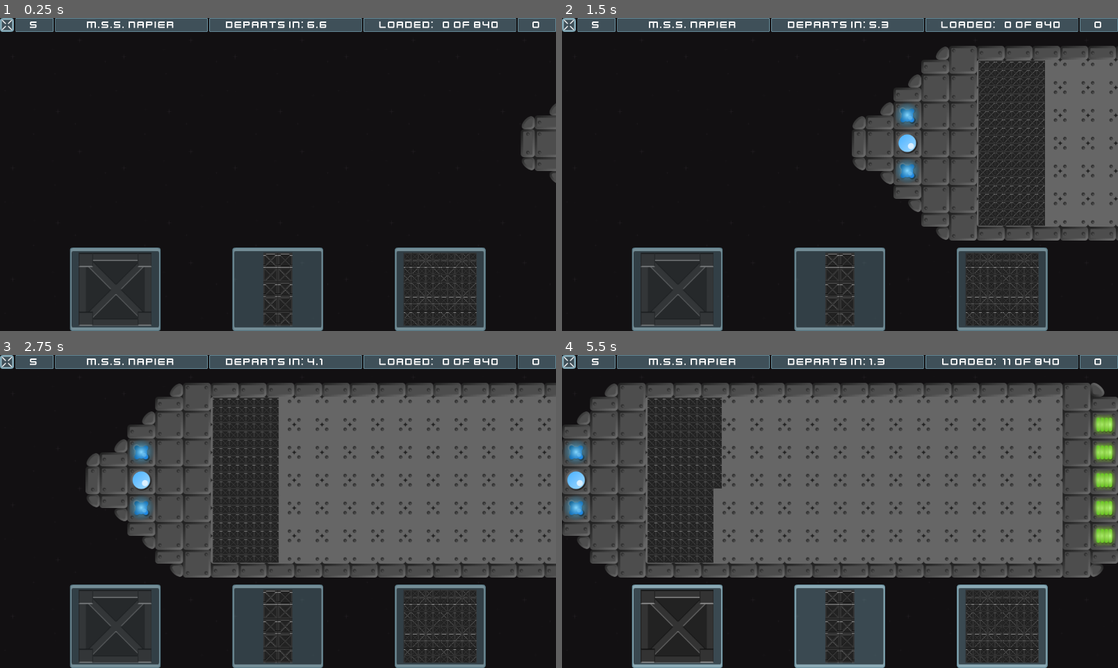
Above: before the commit, frames 1-4 (two rows, left to right).
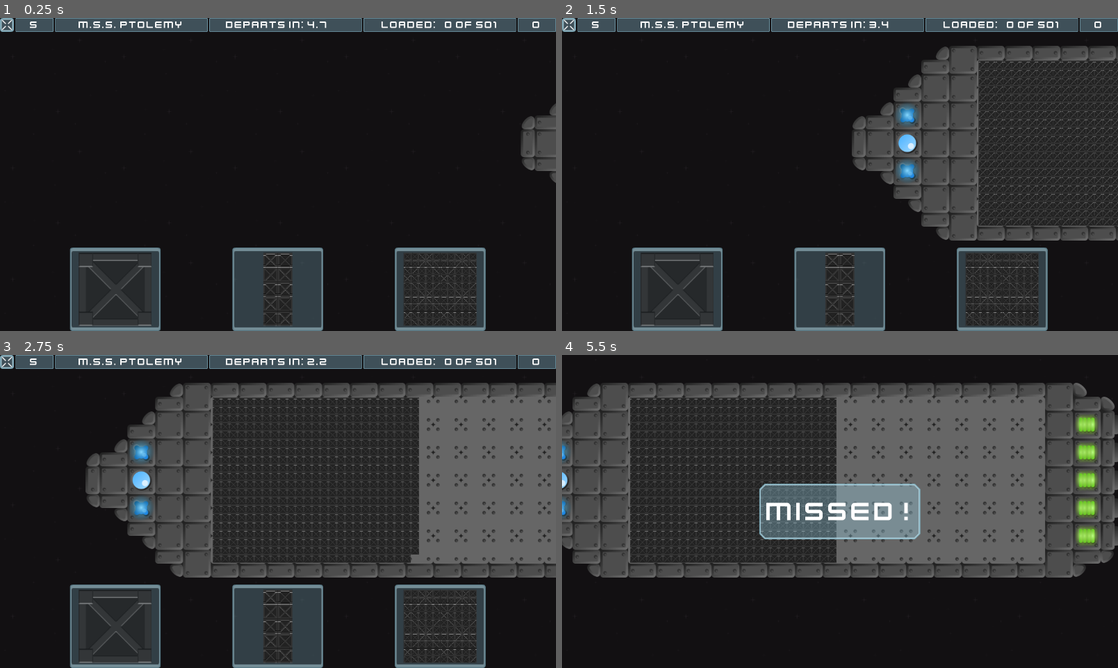
Above: after the commit, the same moments.

Repository: caleb-vincent/space-math
Game: Godot game, scene res://Cargo/Cargo.tscn
The game is run twice, just before and just after one commit, with the same random seed, the same clock (stepped at 60 frames per second) and the same inputs. This scene is started directly instead of the project's main scene.
Inputs (mouse positions are in pixels of both pictures, inside the frame that each line leads up to):
- Up to frame 1 (0.25 s): no input
- Up to frame 2 (1.5 s): move the mouse to (962, 158) at 0.52 s; click (962, 158) at 0.67 s; drag from (728, 190) to (812, 237) at 1.27 s
- Up to frame 3 (2.75 s): move the mouse to (333, 442) at 2.02 s; click (333, 442) at 2.17 s
- Up to frame 4 (5.5 s): drag from (812, 574) to (673, 464) at 2.77 s; move the mouse to (1006, 558) at 3.52 s; click (1006, 558) at 3.67 s; click (678, 627) at 4.25 s; click (840, 627) at 5.02 s

The runs differ from the first frame. In frame 1, 0.5% of the frame differs, in the area x 14-90%, y 1-4%; in frame 2, 7.0%; in frame 3, 13%; in frame 4, 37%, in the area x 0-100%, y 0-100%.

Commit message:
Text Localization

Diff:
--- a/Cargo/Cargo.tscn
+++ b/Cargo/Cargo.tscn
@@ -11,10 +11,11 @@
 
 const INITIAL_VELOCITY = Vector2(-464,0)
 const EXIT_NUDGE = Vector2(-500,0)
-const GAME_OVER = \"GAME\\r\\nOVER\"
-const BONUS_MSG = \"BONUS!\"
-const MISSED_MSG = \"MISSED!\"
-const OVERLOADED_MSG = \"OVERLOADED!\"
+
+var GAME_OVER = tr(\"GAME_OVER_MSG\")
+var BONUS_MSG = tr(\"BONUS_MSG\")
+var MISSED_MSG = tr(\"MISSED_MSG\")
+var OVERLOADED_MSG = tr(\"OVERLOADED_MSG\")
 
 ################################################################################
 #	Inherited Methods
--- a/Cargo/CargoHud.tscn
+++ b/Cargo/CargoHud.tscn
@@ -52,9 +52,9 @@
 func _setTime(t : float) -> void:
 	time = t
 	if t == 0:
-		$VBoxContainer/StatusBar/TimeRemaining/Label.text = \"Departs: NOW\"
+		$VBoxContainer/StatusBar/TimeRemaining/Label.text = tr(\"DEPARTURE\") + \": NOW\"
 	else:
-		$VBoxContainer/StatusBar/TimeRemaining/Label.text = \"Departs in: \" +  \"%03.1f\" % [t]
+		$VBoxContainer/StatusBar/TimeRemaining/Label.text = tr(\"DEPARTURE\") + \": \" +  \"%03.1f\" % [t]
 
 
 func _setLives(l : int) -> void:
@@ -78,7 +78,7 @@
 
 
 func _updateLoading() -> void:
-	$VBoxContainer/StatusBar/Loading/Label.text = \"Loaded: \" + \"%3d\" % [loadCount] + \" of \" + \"%3d\" % [loadTotal]
+	$VBoxContainer/StatusBar/Loading/Label.text = tr(\"LOADED\") + \": \" + \"%3d\" % [loadCount] + \" \" + tr(\"OF\") + \" \" + \"%3d\" % [loadTotal]
 
 
 func _on_ExitButton_pressed() -> void:
--- a/Credits.tscn
+++ b/Credits.tscn
@@ -102,29 +102,7 @@
 anchor_right = 1.0
 anchor_bottom = 1.0
 custom_fonts/font = SubResource( 2 )
-text = "Made using the Godot Game Engine
-by
-Caleb Vincent
-caleb-vincent.gitlab.io
-
-with modified assets sourced  from
-
-\"UI pack: Space extension\"
-and
-\"Space Shooter (Redux, plus fonts and sounds)\"
-by
-Kenney Vleugels
-www.kenney.nl
-
-\"Top down 2D Metal box\"
-by
-Jelly Bean
-opengameart.org/content/top-down-2d-metal-box
-
-\"Spaceship construction blocks\"
-by
-Buch
-opengameart.org/users/buch"
+text = "CREDITS_TEXT"
 align = 1
 valign = 1
 __meta__ = {
--- a/Dodge/DodgeOptions.tscn
+++ b/Dodge/DodgeOptions.tscn
@@ -20,28 +20,28 @@
 }
 
 [node name="VBoxContainer" type="VBoxContainer" parent="CenterContainer"]
-margin_left = 541.0
+margin_left = 534.0
 margin_top = 285.0
-margin_right = 739.0
+margin_right = 746.0
 margin_bottom = 435.0
 __meta__ = {
 "_edit_use_anchors_": false
 }
 
 [node name="Label" type="Label" parent="CenterContainer/VBoxContainer"]
-margin_right = 198.0
+margin_right = 212.0
 margin_bottom = 27.0
-text = "Game Type"
+text = "GAME_TYPE"
 
 [node name="GameTypeSelection" type="OptionButton" parent="CenterContainer/VBoxContainer"]
 margin_top = 31.0
-margin_right = 198.0
+margin_right = 212.0
 margin_bottom = 78.0
 size_flags_horizontal = 3
 toggle_mode = false
-text = "Addition"
+text = "ADDITION"
 expand_icon = true
-items = [ "Addition", null, false, 0, null, "Subtraction", null, false, 1, null, "Fact Families", null, false, 2, null, "Multiplication", null, false, 3, null, "Division", null, false, 4, null ]
+items = [ "ADDITION", null, false, 0, null, "SUBTRACTION", null, false, 1, null, "FACT_FAMILIES", null, false, 2, null, "MULTIPLICATION", null, false, 3, null, "DIVISION", null, false, 4, null ]
 selected = 0
 __meta__ = {
 "_edit_use_anchors_": false
@@ -49,13 +49,13 @@
 
 [node name="Label2" type="Label" parent="CenterContainer/VBoxContainer"]
 margin_top = 82.0
-margin_right = 198.0
+margin_right = 212.0
 margin_bottom = 109.0
-text = "Max Answer"
+text = "MAX_ANSWER"
 
 [node name="MaxAnswerSelection" type="SpinBox" parent="CenterContainer/VBoxContainer"]
 margin_top = 113.0
-margin_right = 198.0
+margin_right = 212.0
 margin_bottom = 150.0
 value = 10.0
 
--- a/Menu.tscn
+++ b/Menu.tscn
@@ -74,7 +74,7 @@
 rect_min_size = Vector2( 0, 92 )
 size_flags_horizontal = 3
 size_flags_vertical = 3
-text = "Astroid Dodge"
+text = "ASTEROID_DODGE"
 icon = ExtResource( 1 )
 expand_icon = true
 
@@ -102,7 +102,7 @@
 rect_min_size = Vector2( 0, 92 )
 size_flags_horizontal = 3
 size_flags_vertical = 3
-text = "Cargo Placing"
+text = "CARGO_PLACING"
 icon = ExtResource( 3 )
 expand_icon = true
 
@@ -123,15 +123,15 @@
 [node name="Label" type="Label" parent="VBoxContainer"]
 margin_right = 176.0
 margin_bottom = 27.0
-text = "Difficulty"
+text = "DIFFICULTY"
 
 [node name="OptionButton" type="OptionButton" parent="VBoxContainer"]
 margin_top = 31.0
 margin_right = 176.0
 margin_bottom = 78.0
-text = "Normal"
+text = "NORMAL"
 expand_icon = true
-items = [ "Easy", null, false, 0, null, "Normal", null, false, 1, null, "Hard", null, false, 2, null ]
+items = [ "EASY", null, false, 0, null, "NORMAL", null, false, 1, null, "HARD", null, false, 2, null ]
 selected = 1
 __meta__ = {
 "_edit_use_anchors_": false
--- /dev/null
+++ b/assets/translation.csv
@@ -0,0 +1,49 @@
+"keys","en"
+"ASTEROID_DODGE","Asteroid Dodge"
+"OPTIONS","Options"
+"CARGO_PLACING","Cargo Placing"
+"CREDITS","Credits"
+"DIFFICULTY","Difficulty"
+"NORMAL","Normal"
+"EASY","Easy"
+"HARD","Hard"
+"GAME_TYPE","Game Type"
+"ADDITION","Addition"
+"SUBTRACTION","Subtraction"
+"FACT_FAMILIES","Fact Families"
+"MULTIPLICATION","Multiplication"
+"DIVISION","Division"
+"MAX_ANSWER","Max Answer"
+"OK","OK"
+"SHIP_PREFIX","M.S.S."
+"DEPARTURE","Departs in"
+"LOADED","Loaded"
+"OF","of"
+"GAME_OVER_MSG","Game
+Over"
+"BONUS_MSG","Bonus!"
+"MISSED_MSG","Missed!"
+"OVERLOADED_MSG","Overloaded!"
+"CREDITS_TEXT","Made using the Godot Game Engine
+by
+Caleb Vincent
+caleb-vincent.gitlab.io
+
+with modified assets sourced  from
+
+""UI pack: Space extension""
+and
+""Space Shooter (Redux, plus fonts and sounds)""
+by
+Kenney Vleugels
+www.kenney.nl
+
+""Top down 2D Metal box""
+by
+Jelly Bean
+opengameart.org/content/top-down-2d-metal-box
+
+""Spaceship construction blocks""
+by
+Buch
+opengameart.org/users/buch"
--- a/project.godot
+++ b/project.godot
@@ -81,6 +81,11 @@
 2d_physics/layer_4="False Target"
 2d_physics/layer_5="Bonus"
 
+[locale]
+
+translations=PoolStringArray( "res://assets/translation.en.translation" )
+locale_filter=[ 1, [ "en" ] ]
+
 [rendering]
 
 quality/driver/driver_name="GLES2"
Not shown, added: assets/translation.csv.import
Binary file added: assets/translation.en.translation
